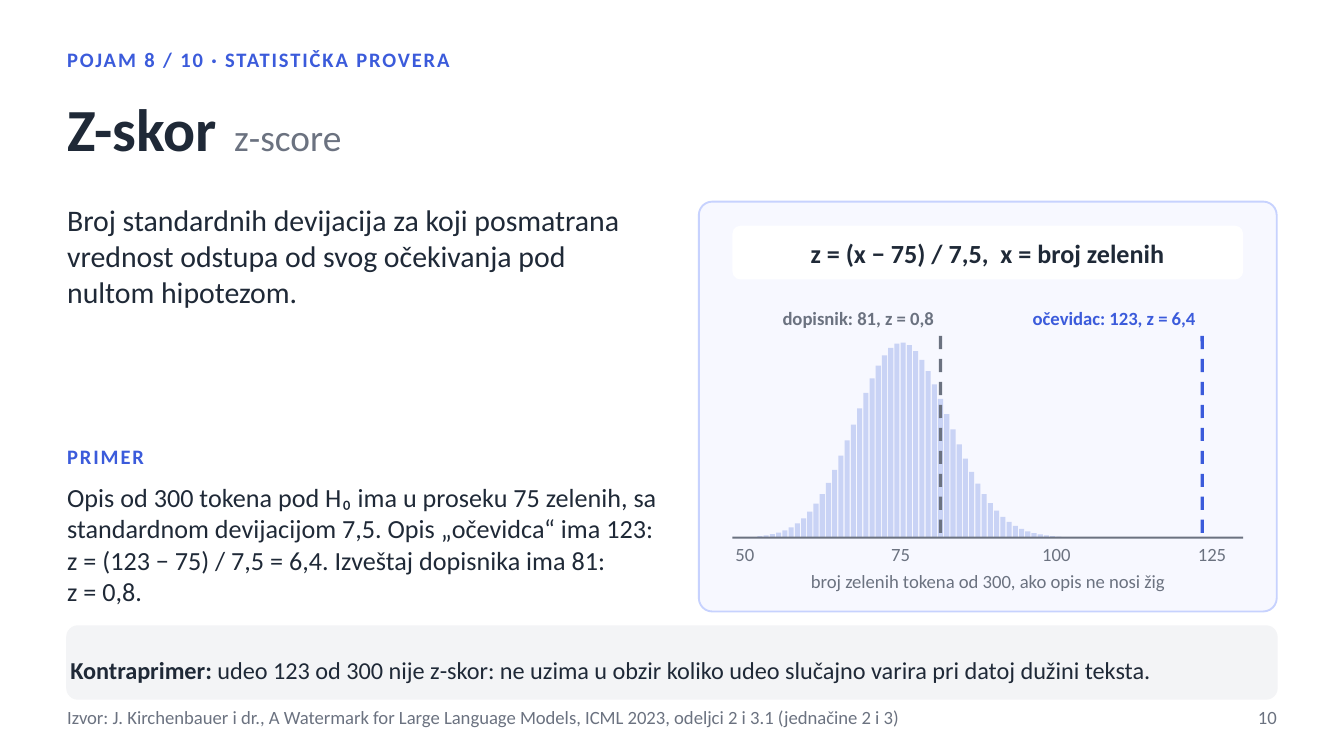
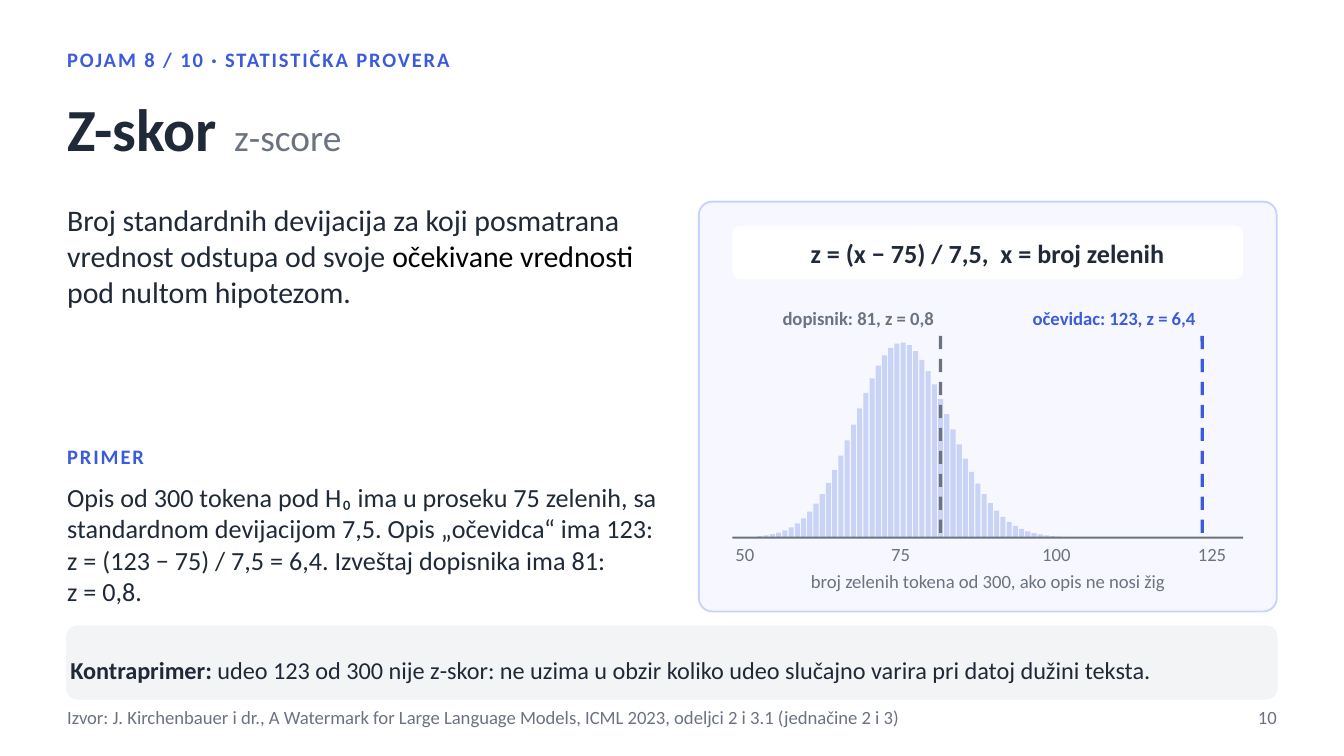
Before and after one commit to mijatkrivokapic/ai-content-detection, a slide deck: slide 10 of runde/runda-2/prezentacija-2/runda-2-prezentacija-2.pptx. Drawn at 1344x756 pixels with LibreOffice and Linux fonts; fonts in the diff are those of the drawing. Boxes give left, top, right and bottom in pixels: in the first picture for what was removed or moved away, otherwise in the second. Text is boxed around its words. In the diff, an @@ line names an element or a change of style, - is before the commit and + after.

```diff
--- a/runde/runda-2/prezentacija-2/runda-2-prezentacija-2.pptx
+++ b/runde/runda-2/prezentacija-2/runda-2-prezentacija-2.pptx
@@ text at (x1=67, y1=210, x2=633, y2=308): text changed @@
-Broj standardnih devijacija za koji posmatrana vrednost odstupa od svog očekivanja pod nultom hipotezom.
+Broj standardnih devijacija za koji posmatrana vrednost odstupa od svoje očekivane vrednosti pod nultom hipotezom.
```
Also in this commit, not shown: 4 other slides changed, 1 other file.
